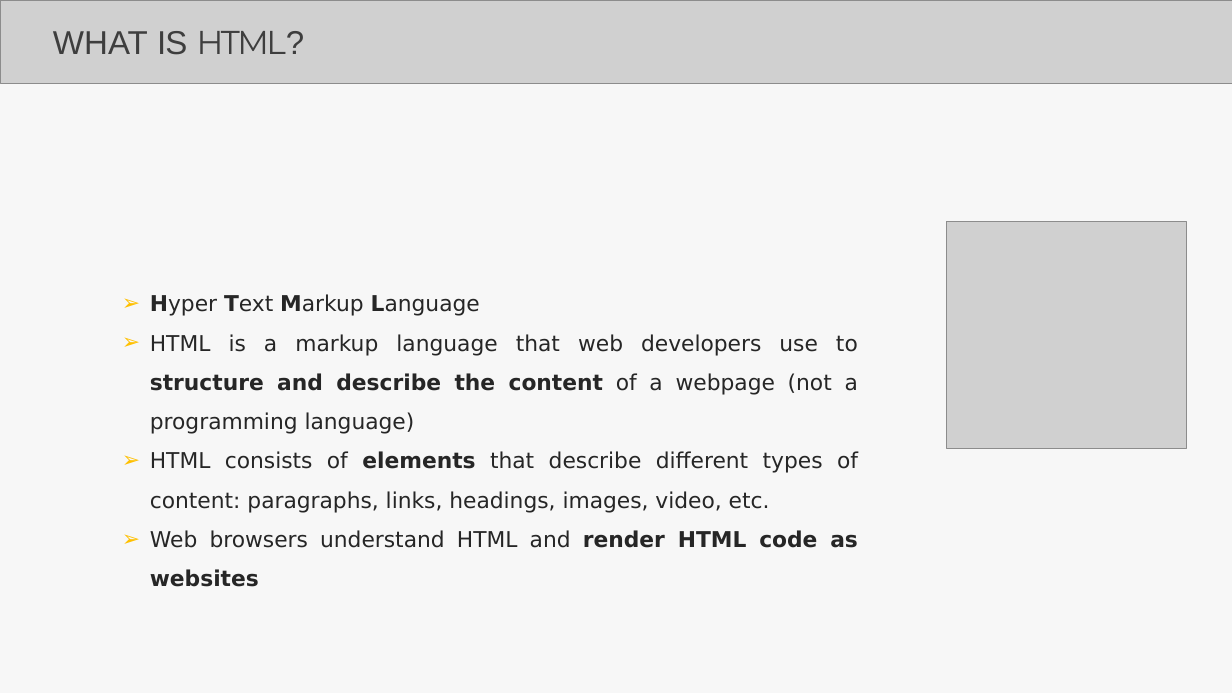
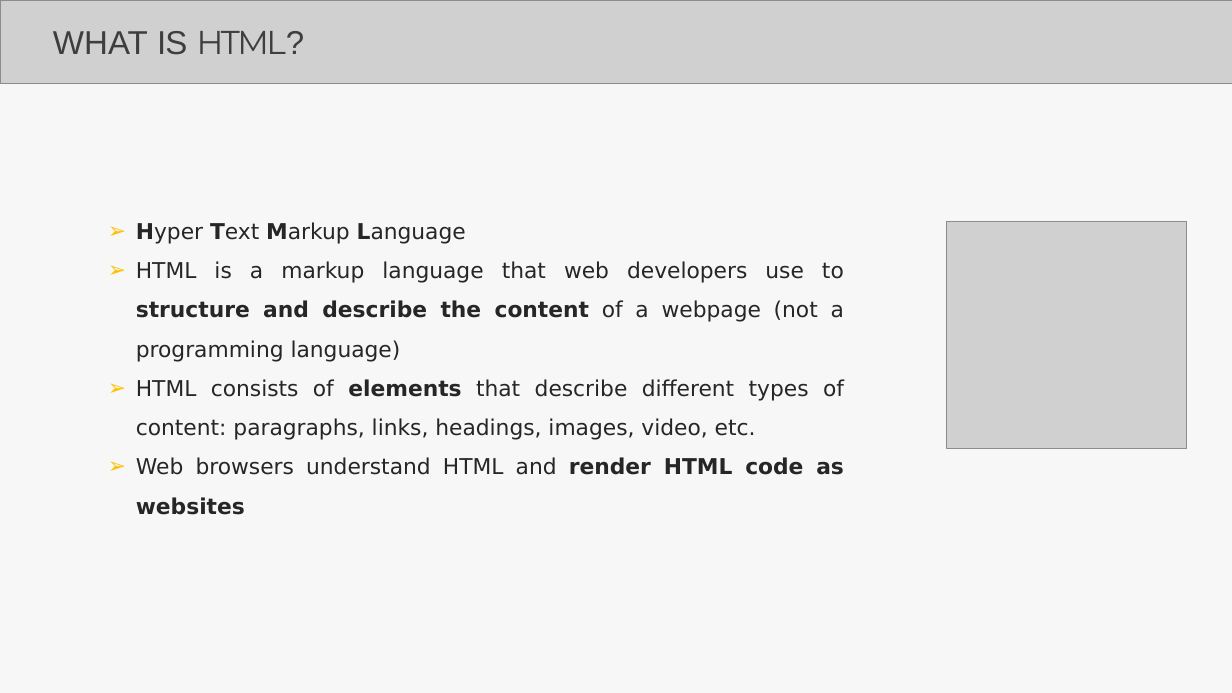
Before and after one commit to Aravindanchellam/UI-UX-Resources, a slide deck: slide 3 of LECTURE_HTML_CSS.pptx. Drawn at 1232x693 pixels with LibreOffice and Linux fonts; fonts in the diff are those of the drawing; grey boxes stand for pictures. Boxes give left, top, right and bottom in pixels: in the first picture for what was removed or moved away, otherwise in the second. Text is boxed around its words. In the diff, an @@ line names an element or a change of style, - is before the commit and + after.

```diff
--- a/LECTURE_HTML_CSS.pptx
+++ b/LECTURE_HTML_CSS.pptx
@@ text "Hyper Text Markup Language": place and size @@
-text "Hyper Text Markup Language" at box(150, 294, 858, 587)
+text "Hyper Text Markup Language" at box(136, 222, 844, 515)
```
Also in this commit, not shown: 1 other slide changed, 35 slides added.
